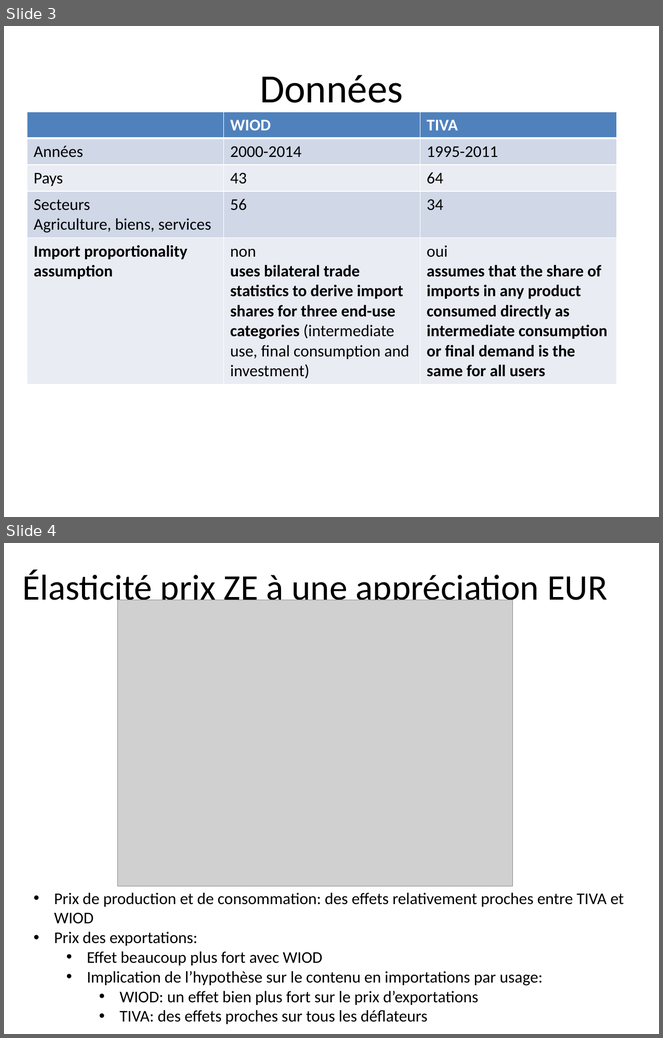
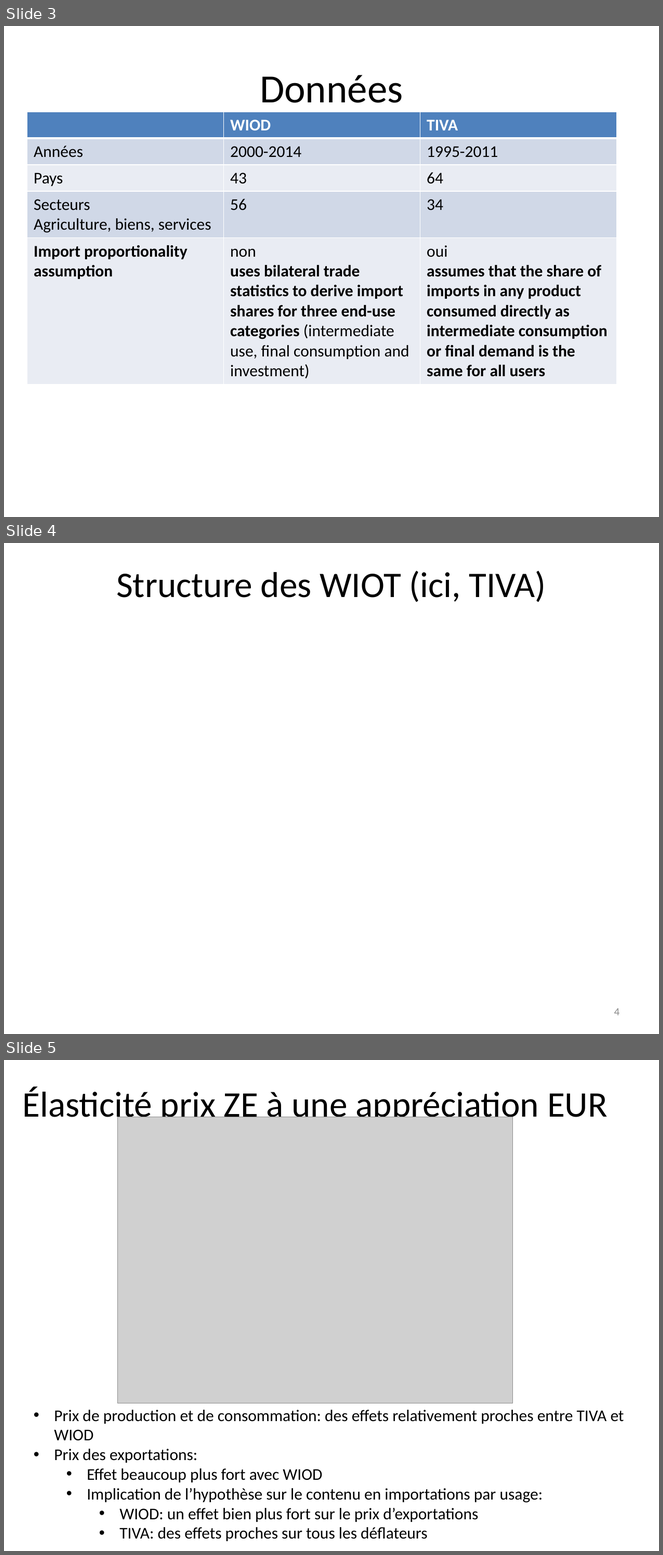
Before and after one commit to gdaudin/OFCE_CommerceVA, a slide deck: c17255-Point d’étape projet WIOD TIVA.pptx. Shown one above the other, each under a label of ours: slides 3 and 4 before the commit, slides 3, 4 and 5 after it. The pictures are 663x1038 and 663x1555 pixels, drawn with LibreOffice and Linux fonts; fonts in the diff are those of the drawing; grey boxes stand for pictures; background and template pictures are left out. Boxes give left, top, right and bottom in pixels: in the first picture for what was removed or moved away, otherwise in the second. Text is boxed around its words. In the diff, an @@ line names an element or a change of style, - is before the commit and + after.

```diff
--- a/c17255-Point d’étape projet WIOD TIVA.pptx
+++ b/c17255-Point d’étape projet WIOD TIVA.pptx
@@ slide 4 added at (4, 543, 659, 1034), background picture (left out) @@
@@ title added at (116, 571, 546, 602), 39.6 pt, text #000000 @@
+Structure des WIOT (ici, TIVA)
@@ page number added at (614, 1008, 620, 1016), 12 pt, text #8C8C8C @@
+4
@@ what was slide 4 is now slide 5 @@
```
Also in this commit, not shown: 2 slides changed, 1 other slide added.
